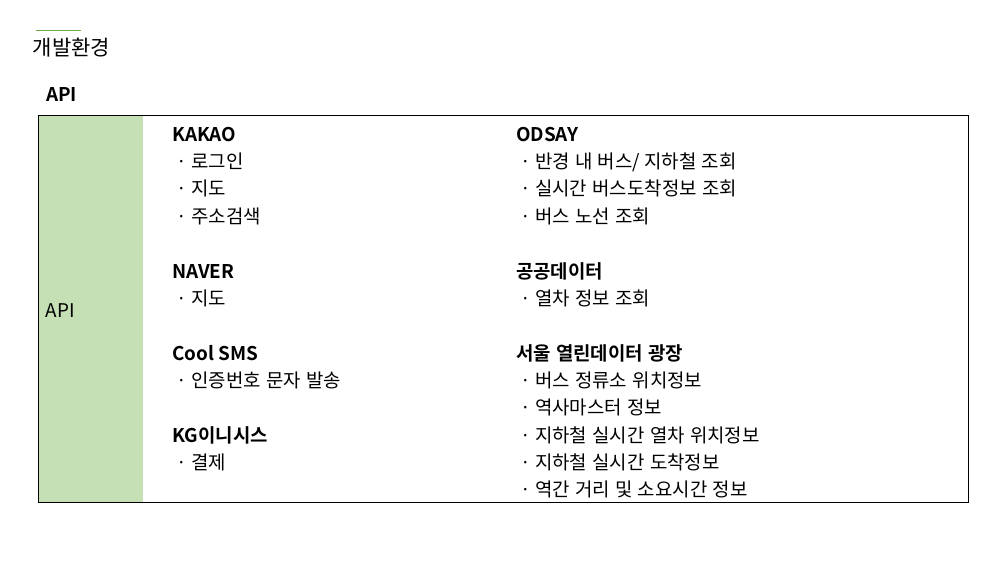
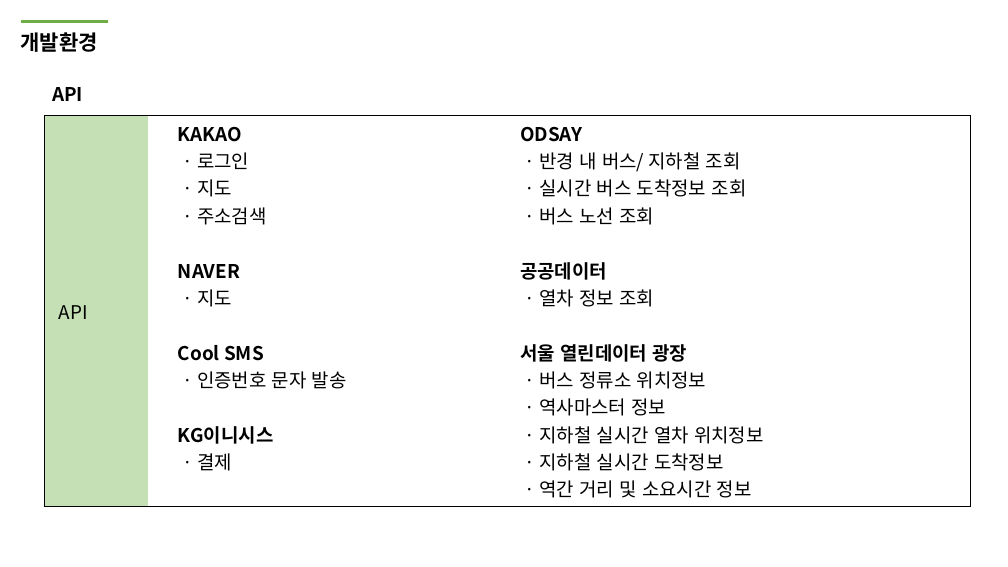
Before and after one commit to DongSooOh/trainProject, a slide deck: slide 13 of 5조 2차 발표자료 ppt.pptx (slide 10 before the commit). Drawn at 1008x567 pixels with LibreOffice and Linux fonts; fonts in the diff are those of the drawing. Boxes give left, top, right and bottom in pixels: in the first picture for what was removed or moved away, otherwise in the second. Text is boxed around its words. In the diff, an @@ line names an element or a change of style, - is before the commit and + after.

```diff
--- a/5조 2차 발표자료 ppt.pptx
+++ b/5조 2차 발표자료 ppt.pptx
@@ text "개발환경": place and size @@
-text "개발환경" at [33, 37, 110, 57]
+text "개발환경" at [21, 32, 98, 52]
@@ text "개발환경" at [21, 32, 98, 52]: bold on @@
@@ line moved from (36, 31) - (81, 31) to (21, 21) - (108, 21) @@
@@ line (21, 21) - (108, 21): stroke #70AD47 1 pt to #70AD47 3 pt @@
@@ text "API": place and size @@
-text "API" at [46, 87, 77, 101]
+text "API" at [52, 87, 83, 101]
@@ table at [44, 116, 971, 503] @@
-row 1, column 3: ODSAY / · 반경 내 버스/ 지하철 조회 / · 실시간 버스도착정보 조회 / · 버스 노선 조회 / 공공데이터 / · 열차 정보 조회 / 서울 열린데이터 광장 / · 버스 정류소 위치정보 / · 역사마스터 정보 / · 지하철 실시간 열차 위치정보 / · 지하철 실시간 도착정보 / · 역간 거리 및 소요시간 정보
+row 1, column 3: ODSAY / · 반경 내 버스/ 지하철 조회 / · 실시간 버스 도착정보 조회 / · 버스 노선 조회 / 공공데이터 / · 열차 정보 조회 / 서울 열린데이터 광장 / · 버스 정류소 위치정보 / · 역사마스터 정보 / · 지하철 실시간 열차 위치정보 / · 지하철 실시간 도착정보 / · 역간 거리 및 소요시간 정보
@@ table: place and size @@
-table at [38, 116, 968, 503]
+table at [44, 116, 971, 503]
```
Also in this commit, not shown: 2 other slides changed, 29 slides added, 4 slides removed.
